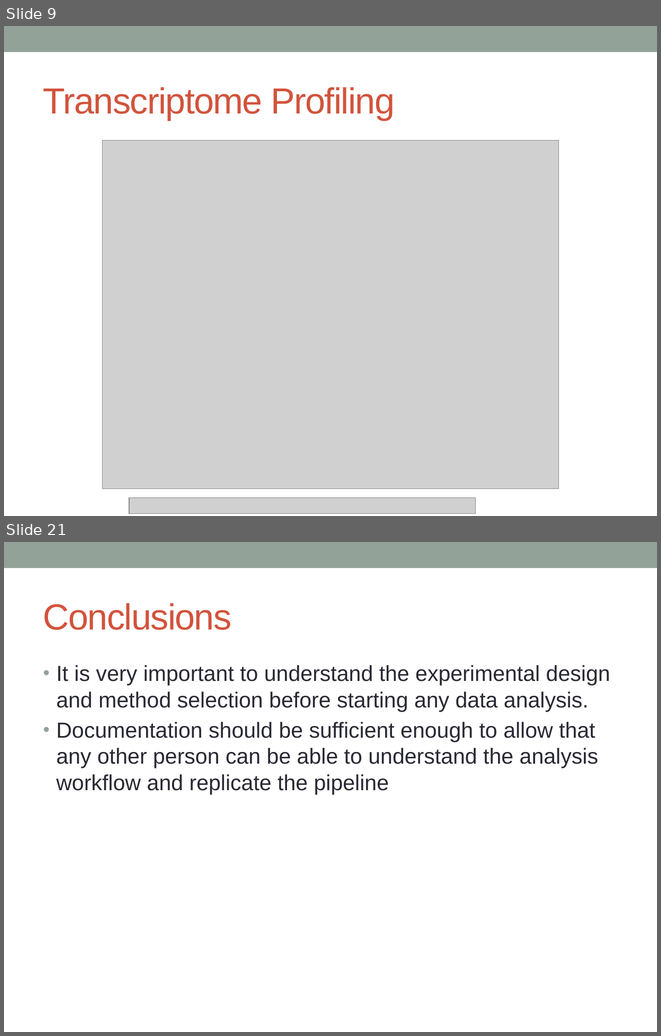
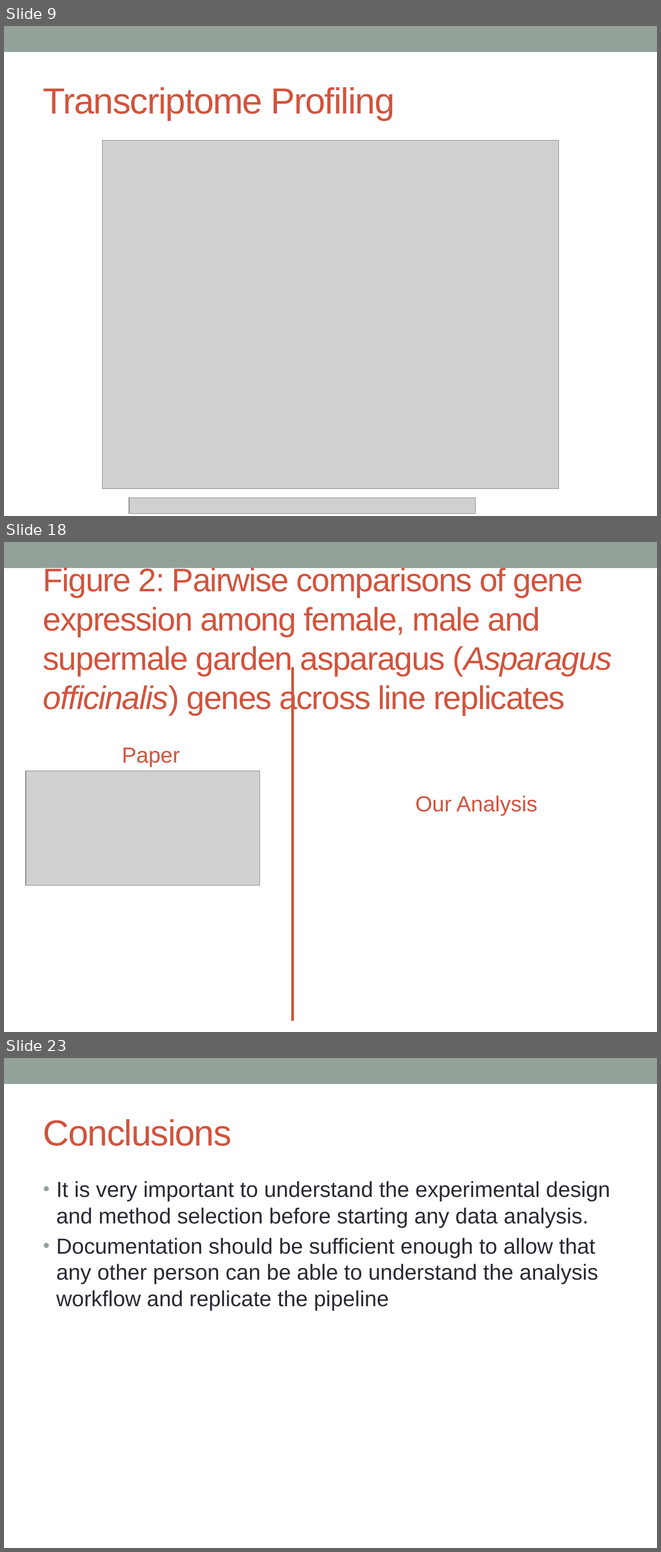
Before and after one commit to katholan/BCB546X-Spring2017_Valerin_final_project, a slide deck: asparagus.pptx. Shown one above the other, each under a label of ours: slides 9 and 21 before the commit, slides 9, 18 and 23 after it; the slides between them are not shown. The pictures are 661x1036 and 661x1552 pixels, drawn with LibreOffice and Linux fonts; fonts in the diff are those of the drawing; grey boxes stand for pictures. Boxes give left, top, right and bottom in pixels: in the first picture for what was removed or moved away, otherwise in the second. Text is boxed around its words. In the diff, an @@ line names an element or a change of style, - is before the commit and + after.

```diff
--- a/asparagus.pptx
+++ b/asparagus.pptx
@@ slide 18 added at (4,542,657,1032), background #FFFFFF; not listed: 1 template element that a slide beside it also shows @@
@@ title added at (43,565,612,715), 36 pt, text #D2533C @@
+Figure 2: Pairwise comparisons of gene expression among female, male and supermale garden asparagus (Asparagus officinalis) genes across line replicates
@@ line added from (293, 668) to (293, 1021), #D2533C 3 pt @@
@@ text added at (122,747,180,767), 24 pt, text #D2533C @@
+Paper
@@ picture added at (26,770,259,885) @@
@@ text added at (415,795,538,816), 24 pt, text #D2533C @@
+Our Analysis
@@ what was slide 21 is now slide 23 @@
```
Also in this commit, not shown: 16 slides changed, 3 other slides added, 1 slide removed.
